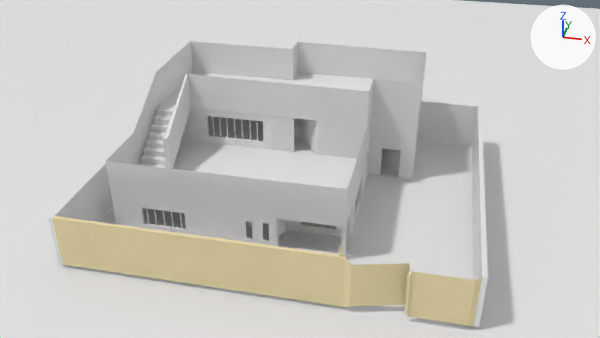
The Blender file casafinalblend.blend, before and after one commit.
Rendered twice from the file's camera 'Camera'. Every picture has the same lights, and +X, +Y and +Z are marked at upper right.
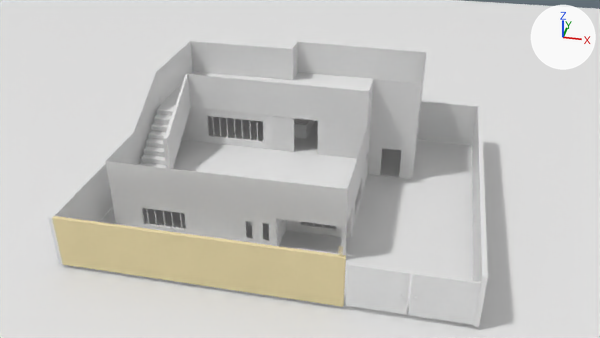
Changed parts and their boxes [x1, y1, x2, y2] in the pictures (600 x 338 px):
'Cube.002', reshaped (32% narrower, 17% shorter)
    before: [52, 216, 482, 326]
    after: [52, 216, 346, 307]
'Cube.005', added
    after: [408, 273, 481, 325]
'Cube.004', added
    after: [346, 264, 411, 314]
part 1 of me_cube_002, deleted (beige)
    before: [404, 271, 482, 326]
part 2 of me_cube_002, deleted (beige)
    before: [343, 258, 410, 307]
part 3 of me_plane, deleted
    before: [300, 119, 318, 154]
part 4 of me_plane, deleted
    before: [383, 149, 401, 176]

The change, as a list of edits to the scene's bpy script:
```text
Change me_cube_002:
    where me_cube_002.from_pydata(...)  # 700 vertices, 370 faces; spans x -5.98..1.95, y -16.67..-9.12, z -0.92..1.41
    used by ob_cube_002; location = (3.02, -8.55, 0.85); scale = (1.8, 0.0691, 1.0)
    verts and faces of me_cube_002; kept vertices keep their numbers, new ones are numbered from 700
    before: 4 (-0.36, -14.54, -0.92) at pixel (343, 306), 5 (-0.36, -14.54, 1.08) at pixel (345, 258), 10 (-0.26, -15.88, 0.99) at pixel (350, 263), 11 (-0.26, -15.88, -0.84) at pixel (348, 307), 16 (-0.23, -15.88, 0.93) at pixel (352, 264)
    before: 17 (-0.23, -15.88, -0.78) at pixel (350, 306), 18 (0.75, -9.12, 0.93) at pixel (410, 263), 19 (0.77, -9.12, -0.78)
    me_cube_002 part 1: the loose piece of 14 vertices spanning x 0.73..1.95, y -16.67..-14.54, z -0.92..1.08 is deleted
    me_cube_002 part 2
    add delete_vertices([10, 11, *range(16, 20)])  # with the faces that use them
Change me_plane:
    used by ob_plane; location = (0.0, 0.0, -0.21); scale = (7.37, 7.37, 7.37)
    remove me_plane.from_pydata(...)  # 943 vertices, 731 faces, 6 loose edges; spans x -1.61..0.54, y -0.95..0.41, z -0.01..0.63
    add me_plane.from_pydata(...)  # 859 vertices, 681 faces, 6 loose edges; spans x -1.61..0.54, y -0.95..0.41, z -0.01..0.63
    me_plane part 3: 28 vertices removed from x -0.39..0.14, y -0.32..-0.05, z 0.01..0.41
    me_plane part 4: 4 vertices removed from x 0.35..0.46, y -0.09..0.02, z 0.01..0.18
Add me_cube_004:
    me_cube_004.from_pydata(...)  # a box spanning x -0.02..1.98, y -2.0..0.0, z -0.81..1.19; a UV sphere (32 segments, 16 rings, poles along z) spanning x 1.76..1.87, y -3.91..-1.14, z 0.01..0.14
Add me_cube_005:
    me_cube_005.from_pydata(...)  # 494 vertices, 522 faces; spans x -2.0..0.07, y -3.62..0.21, z -0.97..1.03
Add ob_cube_004:
    ob_cube_004 = bpy.data.objects.new('Cube.004', me_cube_004)
    ob_cube_004.location = (2.46, -9.46, 0.66)
    ob_cube_004.scale = (0.989, 0.0376, 0.839)
Add ob_cube_005:
    ob_cube_005 = bpy.data.objects.new('Cube.005', me_cube_005)
    ob_cube_005.location = (6.46, -9.47, 0.79)
    ob_cube_005.scale = (0.988, 0.0377, 0.839)
```
